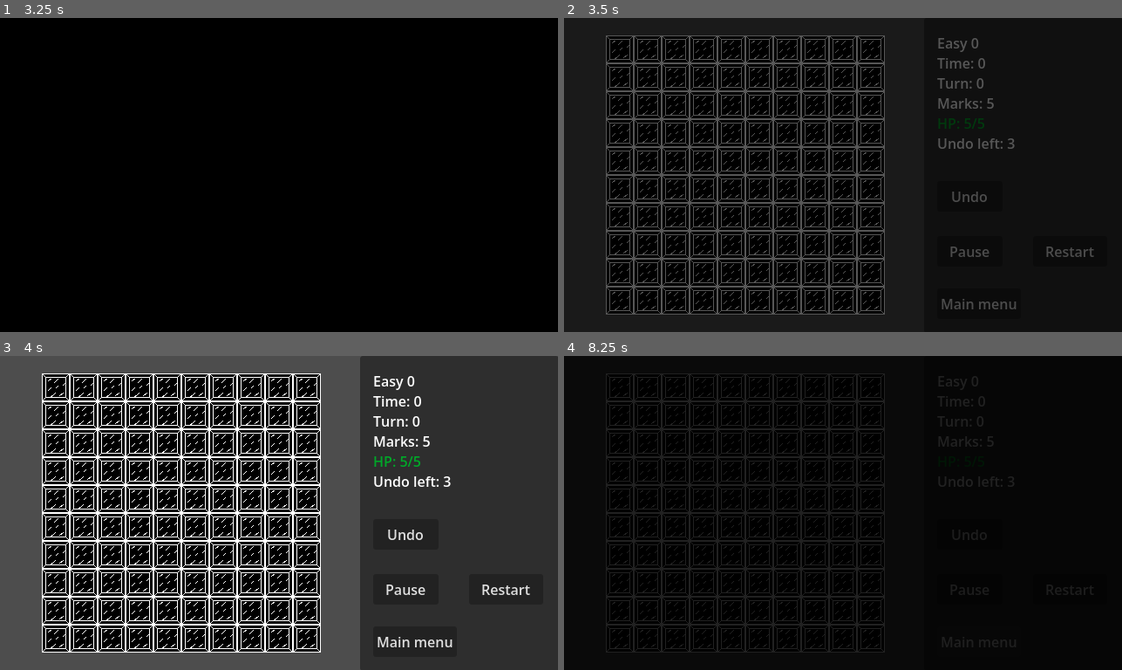
Above: before the commit, frames 1-4 (two rows, left to right).
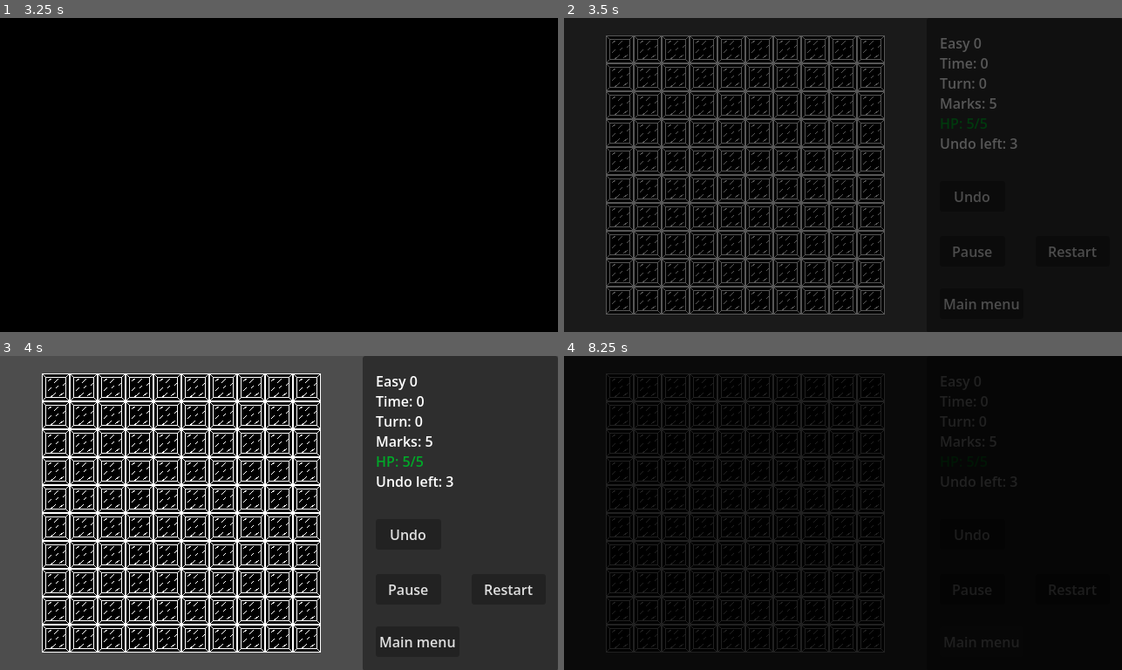
Above: after the commit, the same moments.

Repository: RevanVI/Minesweeper
Game: Godot game, scene res://scenes/gui/main_menu.tscn
Same seed, same stepped clock (60 frames per second), same inputs: the game is played once before the commit and once after it.
Inputs (mouse positions are in pixels of both pictures, inside the frame that each line leads up to):
- Up to frame 1 (3.25 s): click "Endless mode" at 0.5 s; move the mouse to (401, 159) at 1.27 s; tap Down (CameraDown) at 1.35 s; tap Enter at 2 s; move the mouse to (167, 190) at 2.02 s; tap Middle mouse button (CameraDrag) at 2.1 s; tap Space at 2.75 s; move the mouse to (334, 105) at 2.77 s; tap Left (CameraLeft) at 2.85 s
- Up to frame 2 (3.5 s): no input
- Up to frame 3 (4 s): click "Undo" at 3.5 s
- Up to frame 4 (8.25 s): click "Restart" at 4.25 s; click "Restart" at 5 s; click "Restart" at 5.75 s; click "Undo" at 6.5 s; click "Undo" at 7.25 s; click "Main menu" at 8 s

Frame 1 is identical in both runs. In frame 2, 1.7% of the frame differs, in the area x 66-96%, y 6-93%; in frame 3, 2.6%, in the area x 64-96%, y 0-100%; in frame 4, 0.5%.

Commit message:
Add top layer hide on GAME_LOST and GAME_WIN states

Diff:
--- a/scenes/modes/classic_mode.tscn
+++ b/scenes/modes/classic_mode.tscn
@@ -230,7 +230,7 @@
 
 [node name="GameLoop" type="Control" parent="CanvasLayer" unique_id=1305142722]
 layout_mode = 3
-anchor_right = 0.642
+anchor_right = 0.65
 anchor_bottom = 1.0
 mouse_filter = 2
 script = ExtResource("12_lgmfj")
@@ -239,7 +239,8 @@
 visible = false
 modulate = Color(0.0627451, 0.729412, 0, 1)
 layout_mode = 1
-anchors_preset = 15
+anchors_preset = -1
+anchor_top = 0.65
 anchor_right = 1.0
 anchor_bottom = 1.0
 grow_horizontal = 2
@@ -248,47 +249,36 @@
 
 [node name="Label" type="Label" parent="CanvasLayer/GameLoop/WinPanel" unique_id=1055195631]
 layout_mode = 1
-anchors_preset = 8
+anchors_preset = 5
 anchor_left = 0.5
-anchor_top = 0.5
 anchor_right = 0.5
-anchor_bottom = 0.5
 offset_left = -63.5
-offset_top = -30.0
+offset_top = 10.0
 offset_right = 63.5
-offset_bottom = 30.0
-grow_horizontal = 2
-grow_vertical = 2
+offset_bottom = 50.0
+grow_horizontal = 2
 text = "Level completed"
 horizontal_alignment = 1
 vertical_alignment = 1
 
 [node name="next_level_btn" type="Button" parent="CanvasLayer/GameLoop/WinPanel" unique_id=1297603702]
 layout_mode = 1
-anchors_preset = 8
-anchor_left = 0.5
-anchor_top = 0.5
-anchor_right = 0.5
-anchor_bottom = 0.5
-offset_left = -53.440002
-offset_top = 60.0
-offset_right = 56.559998
-offset_bottom = 91.0
-grow_horizontal = 2
-grow_vertical = 2
-text = "Next level"
+anchors_preset = -1
+anchor_left = 0.3
+anchor_top = 0.6
+anchor_right = 0.3
+anchor_bottom = 0.6
+grow_horizontal = 2
+grow_vertical = 2
+text = "New game"
 
 [node name="menu_btn" type="Button" parent="CanvasLayer/GameLoop/WinPanel" unique_id=569143903]
 layout_mode = 1
-anchors_preset = 8
-anchor_left = 0.5
-anchor_top = 0.5
-anchor_right = 0.5
-anchor_bottom = 0.5
-offset_left = -53.440002
-offset_top = 120.0
-offset_right = 56.559998
-offset_bottom = 151.0
+anchors_preset = -1
+anchor_left = 0.7
+anchor_top = 0.6
+anchor_right = 0.7
+anchor_bottom = 0.6
 grow_horizontal = 2
 grow_vertical = 2
 text = "Exit to menu"
@@ -297,7 +287,8 @@
 visible = false
 modulate = Color(0.721583, 0, 0.142064, 1)
 layout_mode = 1
-anchors_preset = 15
+anchors_preset = -1
+anchor_top = 0.65
 anchor_right = 1.0
 anchor_bottom = 1.0
 grow_horizontal = 2
@@ -306,17 +297,14 @@
 
 [node name="Label" type="Label" parent="CanvasLayer/GameLoop/LoosePanel" unique_id=2072003033]
 layout_mode = 1
-anchors_preset = -1
+anchors_preset = 5
 anchor_left = 0.5
-anchor_top = 0.4
 anchor_right = 0.5
-anchor_bottom = 0.4
 offset_left = -63.5
-offset_top = -28.0
+offset_top = 10.0
 offset_right = 63.5
-offset_bottom = 32.0
-grow_horizontal = 2
-grow_vertical = 2
+offset_bottom = 50.0
+grow_horizontal = 2
 text = "Level failed"
 horizontal_alignment = 1
 vertical_alignment = 1
@@ -324,32 +312,24 @@
 [node name="restart_btn" type="Button" parent="CanvasLayer/GameLoop/LoosePanel" unique_id=1963378592]
 layout_mode = 1
 anchors_preset = -1
-anchor_left = 0.4
-anchor_top = 0.5
-anchor_right = 0.4
-anchor_bottom = 0.5
-offset_left = -44.352005
-offset_top = 60.0
-offset_right = 40.647995
-offset_bottom = 91.0
-grow_horizontal = 2
-grow_vertical = 2
-text = "restart"
+anchor_left = 0.3
+anchor_top = 0.6
+anchor_right = 0.3
+anchor_bottom = 0.6
+grow_horizontal = 2
+grow_vertical = 2
+text = "New game"
 
 [node name="menu_btn" type="Button" parent="CanvasLayer/GameLoop/LoosePanel" unique_id=1924353951]
 layout_mode = 1
 anchors_preset = -1
-anchor_left = 0.6
-anchor_top = 0.5
-anchor_right = 0.6
-anchor_bottom = 0.5
-offset_left = -36.528015
-offset_top = 60.0
-offset_right = 70.471985
-offset_bottom = 91.0
-grow_horizontal = 2
-grow_vertical = 2
-text = "exit to menu"
+anchor_left = 0.7
+anchor_top = 0.6
+anchor_right = 0.7
+anchor_bottom = 0.6
+grow_horizontal = 2
+grow_vertical = 2
+text = "Exit to menu"
 
 [connection signal="timeout" from="BattleTimer" to="GameManager" method="_on_battle_timer_timeout"]
 [connection signal="paused" from="GameManager" to="CanvasLayer/Control" method="_on_game_manager_paused"]
--- a/scenes/modes/endless_mode.tscn
+++ b/scenes/modes/endless_mode.tscn
@@ -140,8 +140,8 @@
 
 [node name="Control" type="Control" parent="CanvasLayer" unique_id=1078690424]
 layout_mode = 3
-anchor_left = 0.645
-anchor_right = 1.001
+anchor_left = 0.65
+anchor_right = 1.0
 anchor_bottom = 1.0
 offset_right = -0.1521
 script = ExtResource("9_j0ndl")
@@ -273,7 +273,7 @@
 
 [node name="GameLoop" type="Control" parent="CanvasLayer" unique_id=2006405263]
 layout_mode = 3
-anchor_right = 0.642
+anchor_right = 0.65
 anchor_bottom = 1.0
 mouse_filter = 2
 script = ExtResource("12_kfc2u")
@@ -282,7 +282,8 @@
 visible = false
 modulate = Color(0.0627451, 0.729412, 0, 1)
 layout_mode = 1
-anchors_preset = 15
+anchors_preset = -1
+anchor_top = 0.65
 anchor_right = 1.0
 anchor_bottom = 1.0
 grow_horizontal = 2
@@ -291,47 +292,36 @@
 
 [node name="Label" type="Label" parent="CanvasLayer/GameLoop/WinPanel" unique_id=1834735668]
 layout_mode = 1
-anchors_preset = 8
+anchors_preset = 5
 anchor_left = 0.5
-anchor_top = 0.5
 anchor_right = 0.5
-anchor_bottom = 0.5
 offset_left = -63.5
-offset_top = -30.0
+offset_top = 10.0
 offset_right = 63.5
-offset_bottom = 30.0
-grow_horizontal = 2
-grow_vertical = 2
+offset_bottom = 50.0
+grow_horizontal = 2
 text = "Level completed"
 horizontal_alignment = 1
 vertical_alignment = 1
 
 [node name="next_level_btn" type="Button" parent="CanvasLayer/GameLoop/WinPanel" unique_id=893619848]
 layout_mode = 1
-anchors_preset = 8
-anchor_left = 0.5
-anchor_top = 0.5
-anchor_right = 0.5
-anchor_bottom = 0.5
-offset_left = -53.440002
-offset_top = 60.0
-offset_right = 56.559998
-offset_bottom = 91.0
-grow_horizontal = 2
-grow_vertical = 2
-text = "Next level"
+anchors_preset = -1
+anchor_left = 0.3
+anchor_top = 0.6
+anchor_right = 0.3
+anchor_bottom = 0.6
+grow_horizontal = 2
+grow_vertical = 2
+text = "New game"
 
 [node name="menu_btn" type="Button" parent="CanvasLayer/GameLoop/WinPanel" unique_id=1889185490]
 layout_mode = 1
-anchors_preset = 8
-anchor_left = 0.5
-anchor_top = 0.5
-anchor_right = 0.5
-anchor_bottom = 0.5
-offset_left = -53.440002
-offset_top = 120.0
-offset_right = 56.559998
-offset_bottom = 151.0
+anchors_preset = -1
+anchor_left = 0.7
+anchor_top = 0.6
+anchor_right = 0.7
+anchor_bottom = 0.6
 grow_horizontal = 2
 grow_vertical = 2
 text = "Exit to menu"
@@ -340,7 +330,8 @@
 visible = false
 modulate = Color(0.721583, 0, 0.142064, 1)
 layout_mode = 1
-anchors_preset = 15
+anchors_preset = -1
+anchor_top = 0.65
 anchor_right = 1.0
 anchor_bottom = 1.0
 grow_horizontal = 2
@@ -349,17 +340,14 @@
 
 [node name="Label" type="Label" parent="CanvasLayer/GameLoop/LoosePanel" unique_id=557256987]
 layout_mode = 1
-anchors_preset = -1
+anchors_preset = 5
 anchor_left = 0.5
-anchor_top = 0.4
 anchor_right = 0.5
-anchor_bottom = 0.4
 offset_left = -63.5
-offset_top = -28.0
+offset_top = 10.0
 offset_right = 63.5
-offset_bottom = 32.0
-grow_horizontal = 2
-grow_vertical = 2
+offset_bottom = 50.0
+grow_horizontal = 2
 text = "Level failed"
 horizontal_alignment = 1
 vertical_alignment = 1
@@ -367,47 +355,35 @@
 [node name="restart_btn" type="Button" parent="CanvasLayer/GameLoop/LoosePanel" unique_id=1247264024]
 layout_mode = 1
 anchors_preset = -1
-anchor_left = 0.4
-anchor_top = 0.5
-anchor_right = 0.4
-anchor_bottom = 0.5
-offset_left = -44.352005
-offset_top = 60.0
-offset_right = 40.647995
-offset_bottom = 91.0
-grow_horizontal = 2
-grow_vertical = 2
-text = "restart"
+anchor_left = 0.2
+anchor_top = 0.6
+anchor_right = 0.2
+anchor_bottom = 0.6
+grow_horizontal = 2
+grow_vertical = 2
+text = "Restart"
 
 [node name="undo_btn" type="Button" parent="CanvasLayer/GameLoop/LoosePanel" unique_id=1970302906]
 layout_mode = 1
 anchors_preset = -1
-anchor_left = 0.6
-anchor_top = 0.5
-anchor_right = 0.6
-anchor_bottom = 0.5
-offset_left = -36.528015
-offset_top = 60.0
-offset_right = 48.471985
-offset_bottom = 91.0
-grow_horizontal = 2
-grow_vertical = 2
-text = "undo"
+anchor_left = 0.5
+anchor_top = 0.6
+anchor_right = 0.5
+anchor_bottom = 0.6
+grow_horizontal = 2
+grow_vertical = 2
+text = "Undo"
 
 [node name="menu_btn" type="Button" parent="CanvasLayer/GameLoop/LoosePanel" unique_id=1785483898]
 layout_mode = 1
 anchors_preset = -1
-anchor_left = 0.6
-anchor_top = 0.5
-anchor_right = 0.6
-anchor_bottom = 0.5
-offset_left = -96.528015
-offset_top = 120.0
-offset_right = 10.471985
-offset_bottom = 151.0
-grow_horizontal = 2
-grow_vertical = 2
-text = "exit to menu"
+anchor_left = 0.8
+anchor_top = 0.6
+anchor_right = 0.8
+anchor_bottom = 0.6
+grow_horizontal = 2
+grow_vertical = 2
+text = "Exit to menu"
 
 [connection signal="timeout" from="BattleTimer" to="GameManager" method="_on_battle_timer_timeout"]
 [connection signal="paused" from="GameManager" to="CanvasLayer/Control" method="_on_game_manager_paused"]
--- a/scripts/game_logic/game_manager.gd
+++ b/scripts/game_logic/game_manager.gd
@@ -144,10 +144,13 @@
 		command.undo_callback = Callable(self, "revert_game_over")
 		turn_queue.add_command(command)
 		print("GameManager: Level lost")
+		if get_undo_status() == false:
+			map.hide_top_board(0.2)
 		level_lost.emit()
 	if new_state == GameState.GAME_WIN:
 		battle_timer.paused = true
 		print("GameManager: Level completed")
+		map.hide_top_board(0.2)
 		level_completed.emit()
 
 
--- a/scripts/game_logic/map.gd
+++ b/scripts/game_logic/map.gd
@@ -47,6 +47,8 @@
 	board.clear()
 	_enemies = { }
 	_enemies_on_map = { }
+	top_board.modulate.a = 1
+	board.modulate.a = 1
 
 
 func update_visual_map() -> void:
@@ -316,6 +318,13 @@
 	tween.play()
 
 
+func hide_top_board(anim_time: float = 0) -> void:
+	var final_color = modulate
+	final_color.a = 0
+	var tween = create_tween()
+	tween.tween_property(top_board, "modulate", final_color, anim_time)
+
+
 func start_show() -> void:
 	var final_color = modulate
 	final_color.a = 1
--- a/scripts/gui/end_game_classic.gd
+++ b/scripts/gui/end_game_classic.gd
@@ -23,8 +23,6 @@
 func _on_level_lost() -> void:
 	loose_panel.visible = true
 	loose_panel.mouse_filter = Control.MOUSE_FILTER_STOP
-	if game_mode_manager.is_undo_supported() == false:
-		return
 
 
 func _on_next_level_btn_pressed() -> void:
